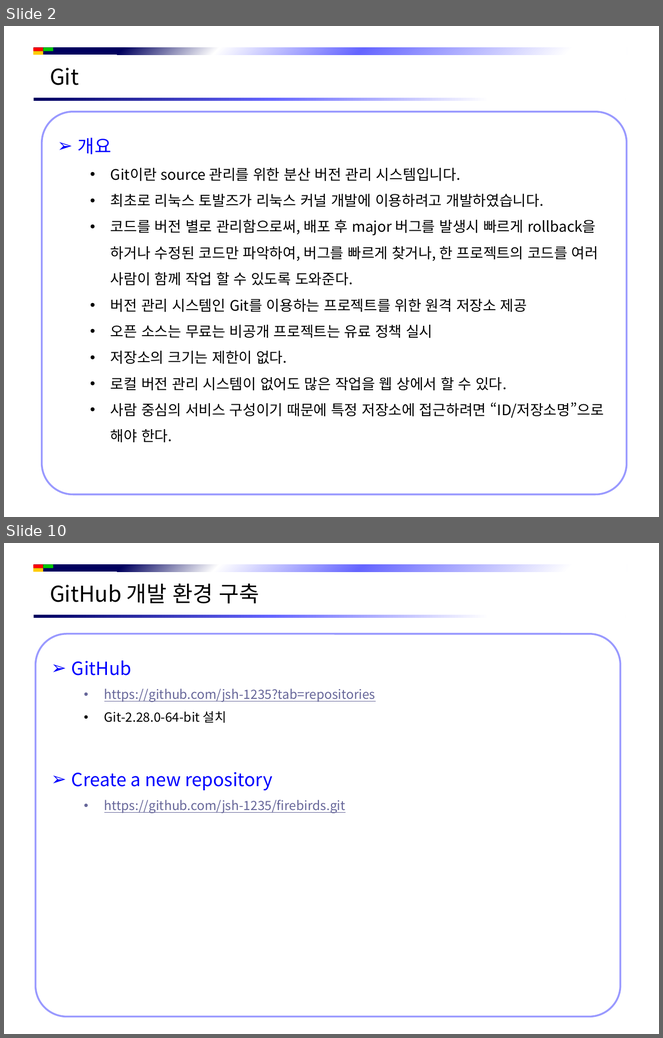
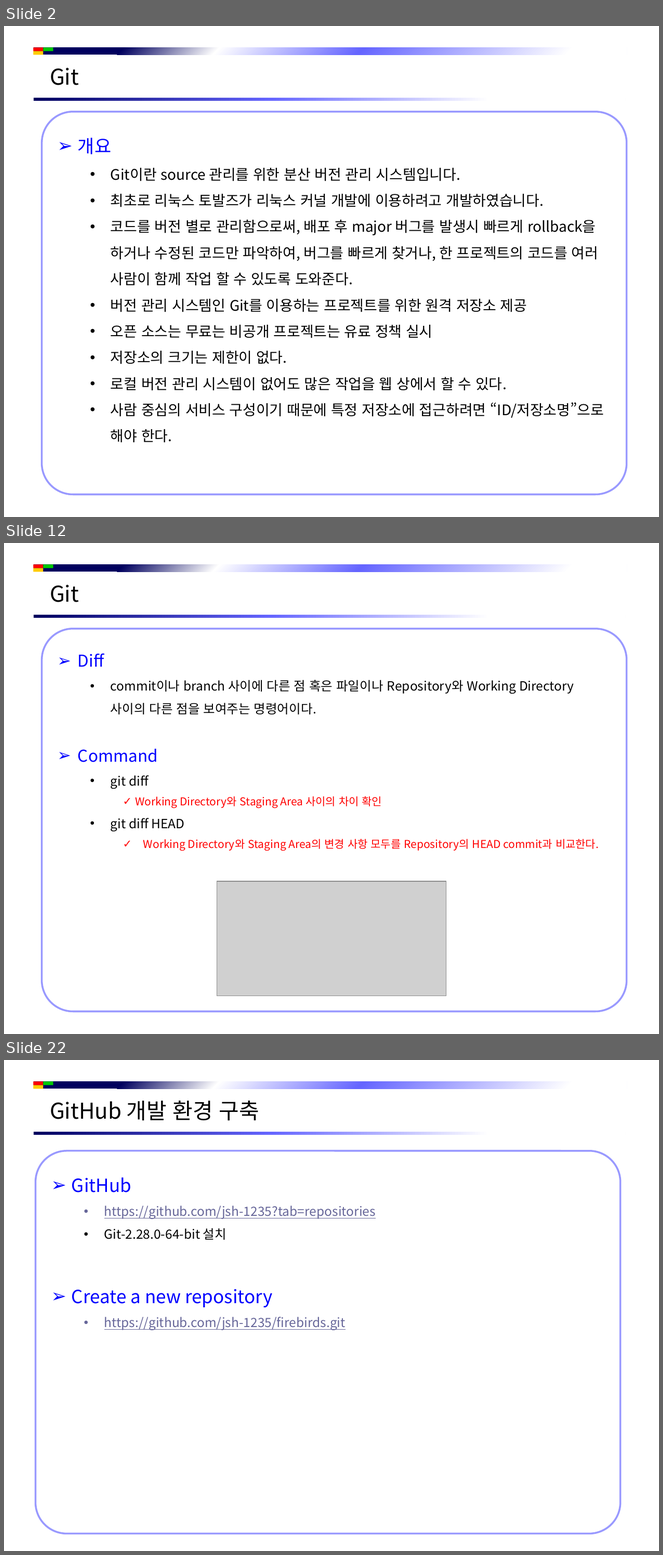
Before and after one commit to jsh-1235/Document, a slide deck: Git/Git 시작하기.pptx. Shown one above the other, each under a label of ours: slides 2 and 10 before the commit, slides 2, 12 and 22 after it; the slides between them are not shown. The pictures are 663x1038 and 663x1555 pixels, drawn with LibreOffice and Linux fonts; fonts in the diff are those of the drawing; grey boxes stand for pictures; background and template pictures are left out. Boxes give left, top, right and bottom in pixels: in the first picture for what was removed or moved away, otherwise in the second. Text is boxed around its words. In the diff, an @@ line names an element or a change of style, - is before the commit and + after.

```diff
--- a/Git/Git 시작하기.pptx
+++ b/Git/Git 시작하기.pptx
@@ slide 12 added at bbox=[4, 543, 659, 1034], background #FFFFFF; not listed: 5 template elements that a slide beside it also shows @@
@@ text added at bbox=[50, 585, 79, 602], 24 pt, text #000000 @@
+Git
@@ rounded rectangle added at bbox=[42, 629, 627, 1012], fill #FFFFFF, outline #9999FF 2 pt, 12 pt, text #FF0000 @@
+➢ Diff
+  • commit이나 branch 사이에 다른 점 혹은 파일이나 Repository와 Working Directory 사이의 다른 점을 보여주는 명령어이다.
+➢ Command
+  • git diff
+    ✓ Working Directory와 Staging Area 사이의 차이 확인
+  • git diff HEAD
+    ✓ Working Directory와 Staging Area의 변경 사항 모두를 Repository의 HEAD commit과 비교한다.
@@ picture added at bbox=[217, 882, 446, 996] @@
@@ what was slide 10 is now slide 22 @@
```
Also in this commit, not shown: 8 slides changed, 11 other slides added, 1 slide removed.
